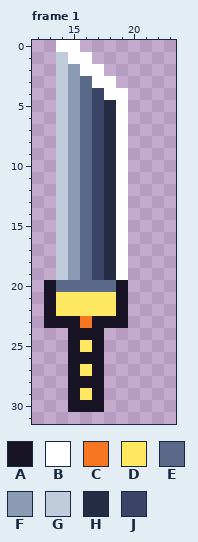
Edited in one commit: pixel-art file (Aseprite/Weapons/Sword/sword-32.aseprite). This is how it looked before the edit.
32x32 pixels, 16 frames. Shown: frame 1: x 12..23, y 0..31. The commit also changed other frames, which this record leaves out.
Visible layers, top first: "Layer 2", "Layer 1".
Palette (. is transparent): A #181425  B #ffffff  C #f77622  D #fee761  E #5a6988  F #8b9bb4  G #c0cbdc  H #262b44  J #3a4466
Pixels before, frame 1, first column x 13:
 0 .BB....
 1 .GBB...
 2 .GFBB..
 3 .GFEBB.
 4 .GFEJBB
 5 .GFEJHB
 6 .GFEJHB
 7 .GFEJHB
 8 .GFEJHB
 9 .GFEJHB
10 .GFEJHB
11 .GFEJHB
12 .GFEJHB
13 .GFEJHB
14 .GFEJHB
15 .GFEJHB
16 .GFEJHB
17 .GFEJHB
18 .GFEJHB
19 .GFEJHB
20 AEEEEEA
21 ADDDDDA
22 ADDDDDA
23 AAACAAA
24 ..AAA..
25 ..ADA..
26 ..AAA..
27 ..ADA..
28 ..AAA..
29 ..ADA..
30 ..AAA..
Now the later version:
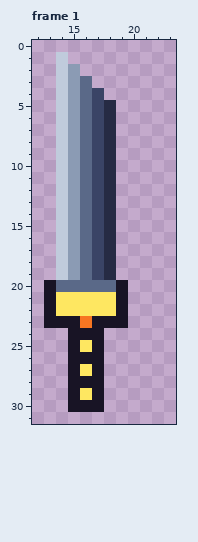
The edit:
layer "Layer 2" removed
Changed rows in their new state; - is an unchanged pixel.
Frame 1:
first column x 14:
 0 ..----
 1 -..---
 2 --..--
 3 ---..-
 4 ----..
 5 -----.
 6 -----.
 7 -----.
 8 -----.
 9 -----.
10 -----.
11 -----.
12 -----.
13 -----.
14 -----.
15 -----.
16 -----.
17 -----.
18 -----.
19 -----.
Changed places in both pictures, as pixel boxes (x1, y1, x2, y2):
erased: (56, 40, 128, 280)
